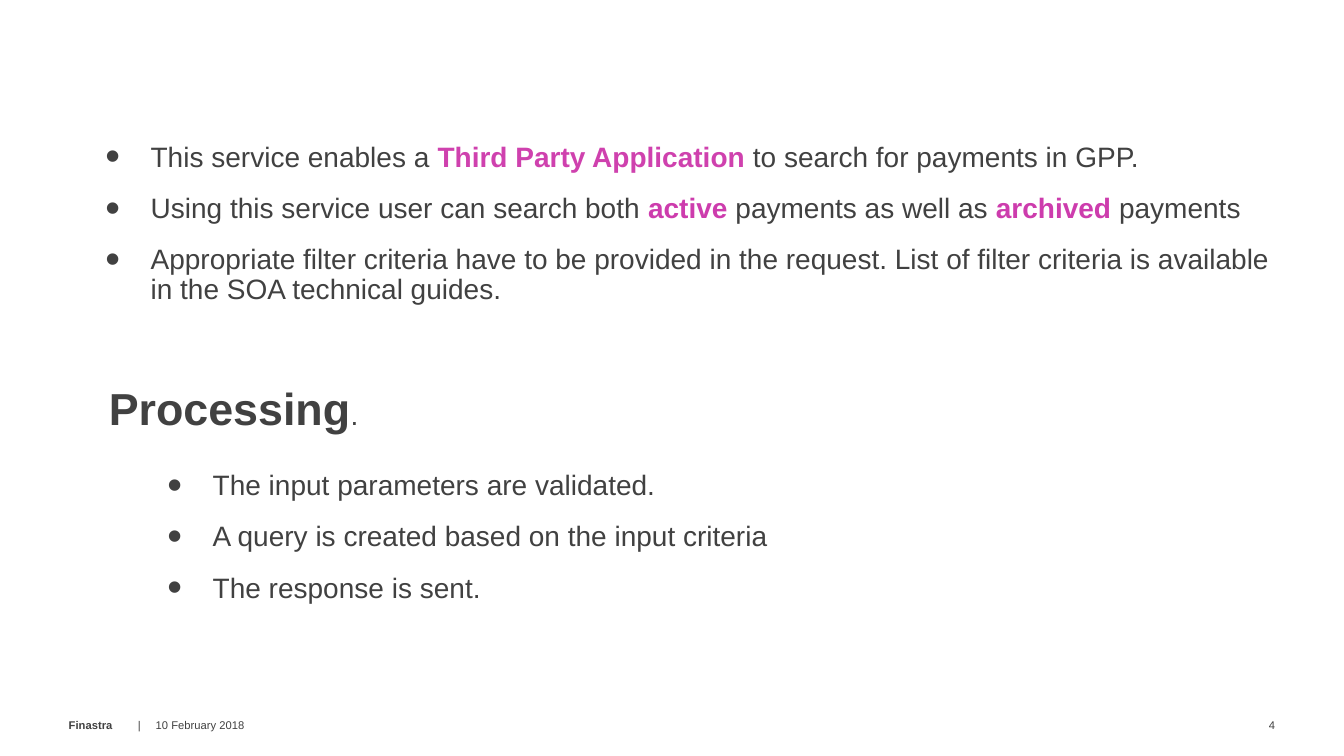
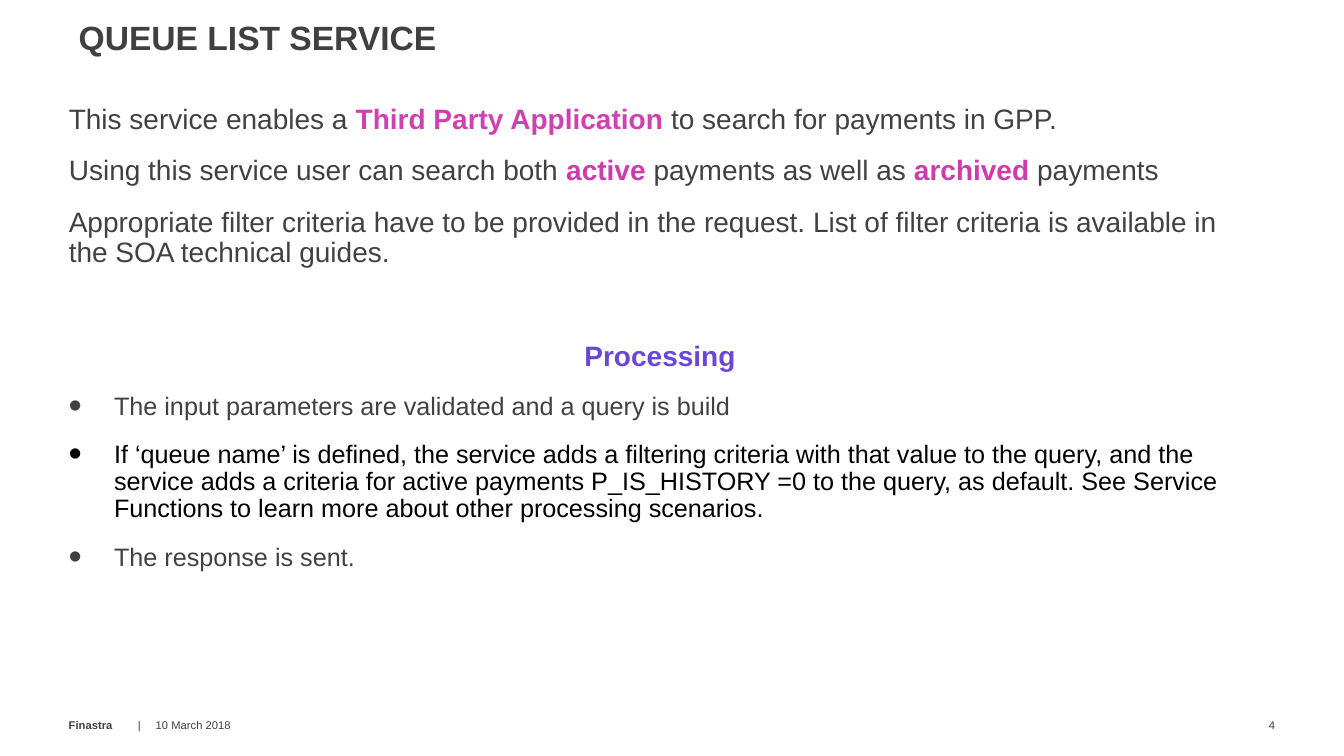
Before and after one commit to alexfinastra/IntegrationWorkshop, a slide deck: slide 4 of documentation/12 SOA Services - Queue List.pptx. Drawn at 1344x756 pixels with LibreOffice and Linux fonts; fonts in the diff are those of the drawing; background and template pictures are left out. Boxes give left, top, right and bottom in pixels: in the first picture for what was removed or moved away, otherwise in the second. Text is boxed around its words. In the diff, an @@ line names an element or a change of style, - is before the commit and + after.

```diff
--- a/documentation/12 SOA Services - Queue List.pptx
+++ b/documentation/12 SOA Services - Queue List.pptx
@@ text added at (x1=79, y1=26, x2=436, y2=57), 24 pt, text #404040, bold @@
+QUEUE LIST SERVICE
@@ text "This service enables a Third ..." moved from (x1=151, y1=146, x2=1269, y2=304) to (x1=69, y1=108, x2=1216, y2=267) @@
@@ text "This service enables a Third ..." at (x1=69, y1=108, x2=1216, y2=267): bullet • to none @@
@@ text "Processing" moved from (x1=213, y1=474, x2=767, y2=603) to (x1=114, y1=345, x2=1217, y2=523) @@
@@ text "Processing" at (x1=114, y1=345, x2=1217, y2=523): size 20 to 18 pt in "The response is sent." @@
@@ text at (x1=114, y1=345, x2=1217, y2=523): text changed; size 20 to 18 pt; text colour #414141 to #000000 @@
-• The input parameters are validated.
-• A query is created based on the input criteria
+Processing
+• The input parameters are validated and a query is build
+• If ‘queue name’ is defined, the service adds a filtering criteria with that value to the query, and the service adds a criteria for active payments P_IS_HISTORY =0 to the query, as default. See Service Functions to learn more about other processing scenarios.
@@ text removed at (x1=109, y1=392, x2=350, y2=434) @@
-Processing.
@@ text at (x1=156, y1=721, x2=231, y2=729): text changed @@
-10 February 2018
+10 March 2018
```
Also in this commit, not shown: 5 other slides changed, 1 slide added, 1 slide removed, 20 other files.
